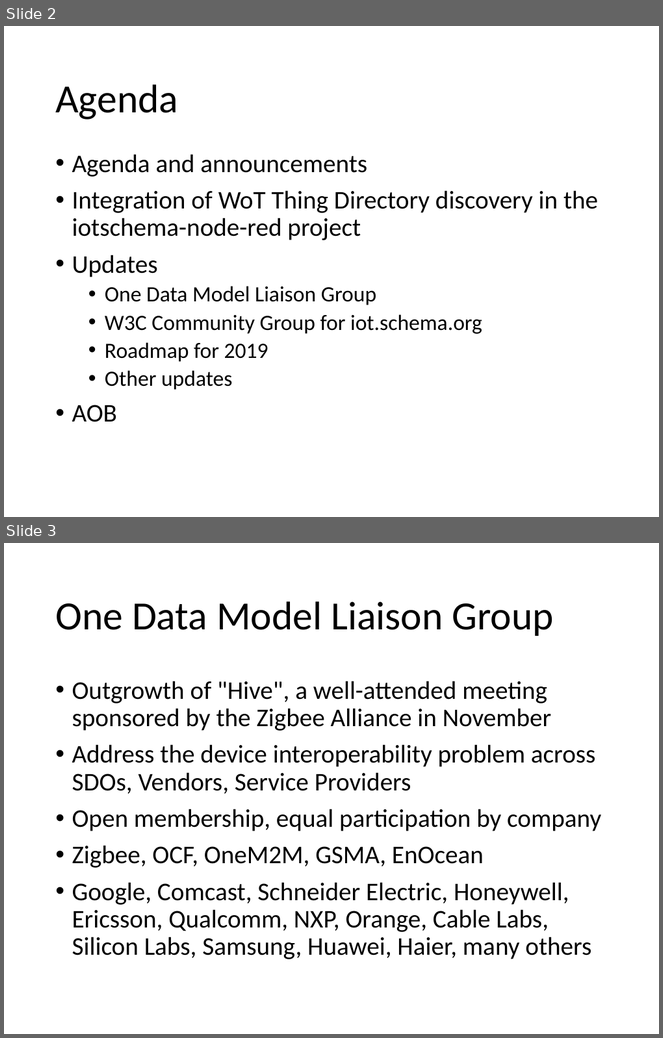
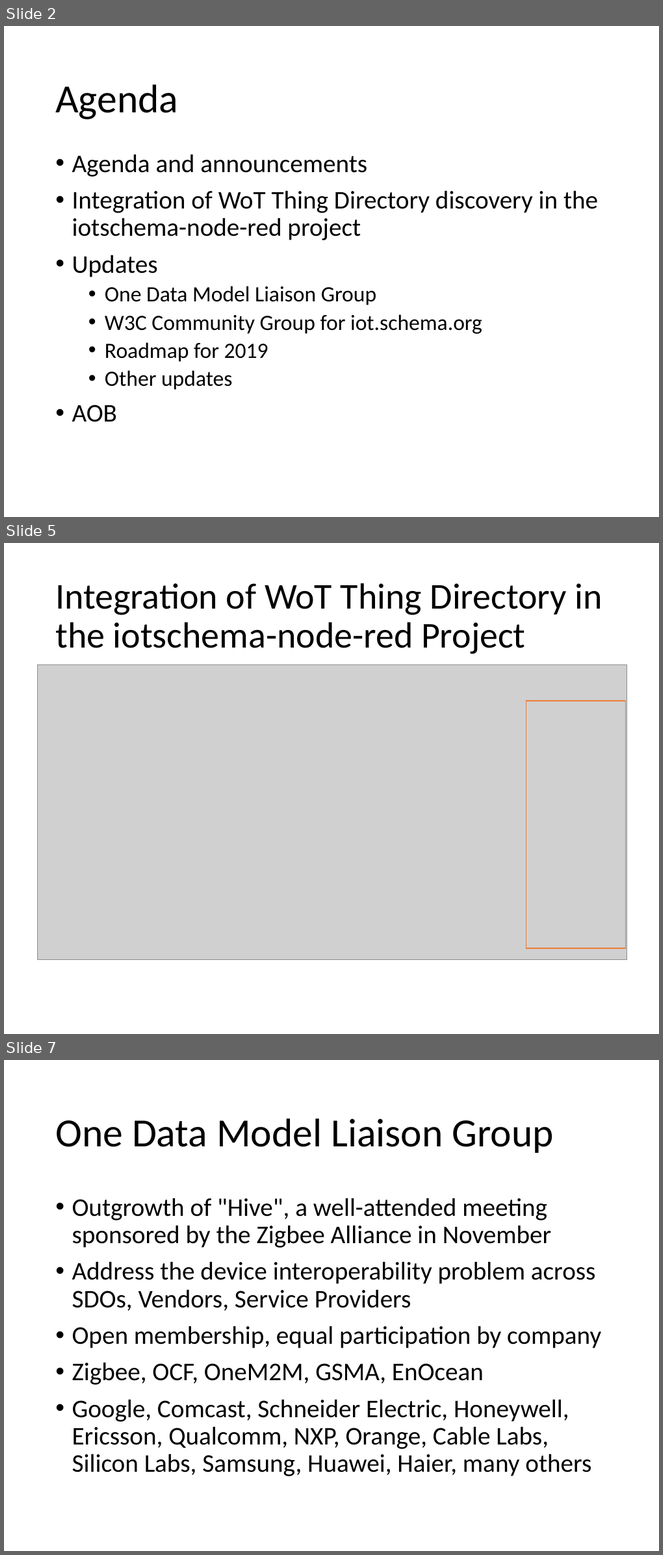
Before and after one commit to iot-schema-collab/teleconferences, a slide deck: iotschema-20190117.pptx. Shown one above the other, each under a label of ours: slides 2 and 3 before the commit, slides 2, 5 and 7 after it; the slides between them are not shown. The pictures are 663x1038 and 663x1555 pixels, drawn with LibreOffice and Linux fonts; fonts in the diff are those of the drawing; grey boxes stand for pictures. Boxes give left, top, right and bottom in pixels: in the first picture for what was removed or moved away, otherwise in the second. Text is boxed around its words. In the diff, an @@ line names an element or a change of style, - is before the commit and + after.

Commit message:
Slides for 2 agenda points added: "Integration of WoT Thing Directory discovery in the iotschema-node-red project", and "Roadmap for 2019".

```diff
--- a/iotschema-20190117.pptx
+++ b/iotschema-20190117.pptx
@@ slide 5 added at (4,543,659,1034), background #FFFFFF @@
@@ title added at (55,583,602,654), 40 pt, text #000000 @@
+Integration of WoT Thing Directory in the iotschema-node-red Project
@@ picture added at (37,665,627,960) @@
@@ rectangle added at (526,701,626,949), outline #ED7D31 1 pt @@
@@ what was slide 3 is now slide 7 @@
```
Also in this commit, not shown: 5 other slides added, 1 other file.
